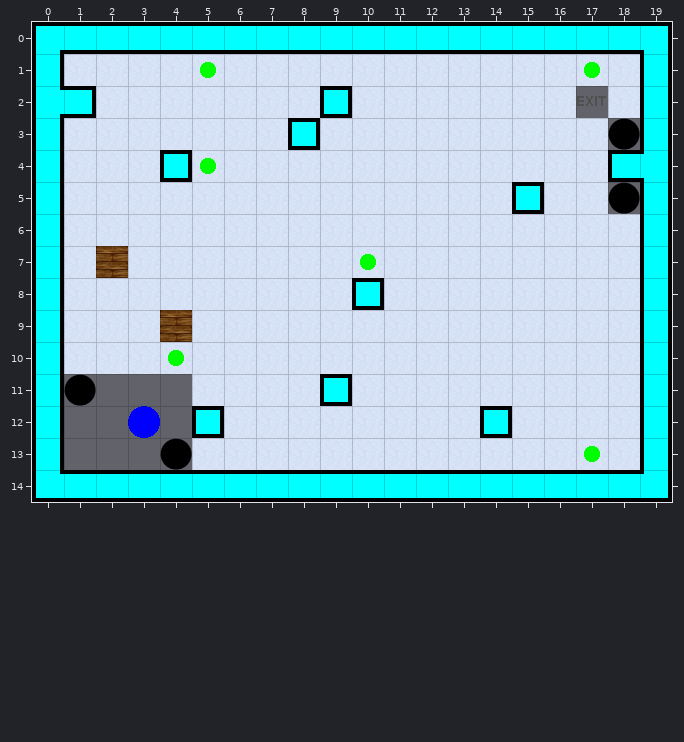
Tiled map, stored at Levels/level05.tmx. That is the earlier state.
Cells are 32x32 px. Shown: x 0..19, y 0..14.
Once edited:
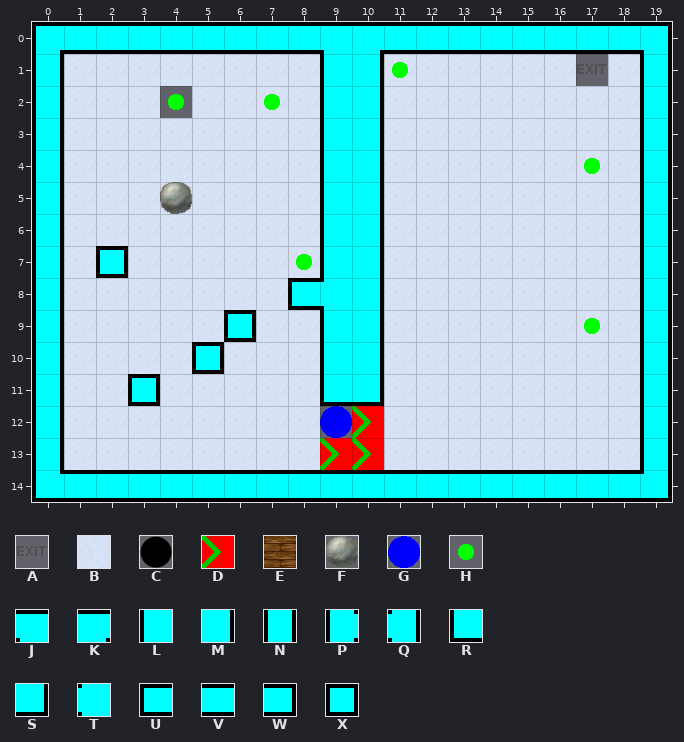
Key: from "Layer0": A 0, B 2, C 3, D 11; from "Layer1": E 0; from "Layer2": F 0; from "Layer3": G 0, H 1; from "Walls": J 7, K 8, L 11, M 13, N 14, P 15, Q 17, R 22, S 24, T 31, U 33, V 34, W 35, X 36.
_ is an empty cell.
Changes in this commit:
Layer "Layer 0":
Tile B gives way to tile A in row 1 at x 17.
The edit adds tile B in row 9 at x 4.
Tile A gives way to tile B in row 2 at x 17.
Tile C gives way to tile B in row 3 at x 18; in row 5 at x 18; in row 11 at x 1; in row 13 at x 4.
Tile U gives way to tile B in row 4 at x 18.
Tile W gives way to tile B in row 2 at x 1.
Tile X gives way to tile B in row 3 at x 8; in row 4 at x 4; in row 5 at x 15; in row 12 at x 5 and 14.
The edit adds tile B in row 11 at x 2 and 4; in row 12 at x 1 to 4; in row 13 at x 1 to 3.
Tile B gives way to tile D in row 12 at x 10; in row 13 at x 9 to 10.
Tile V gives way to tile J in row 0 at x 9.
Tile V gives way to tile K in row 0 at x 10.
Tile B gives way to tile L in row 1 at x 9; in rows 3 to 7 at x 9; in rows 9 to 10 at x 9.
Tile X gives way to tile L in row 2 at x 9.
Tile B gives way to tile M in rows 1 to 7 at x 10; in rows 9 to 10 at x 10.
Tile X gives way to tile M in row 8 at x 10.
Tile P gives way to tile N in row 2 at x 0.
Tile Q gives way to tile N in row 4 at x 19.
Tile X gives way to tile R in row 11 at x 9.
Tile B gives way to tile S in row 11 at x 10.
Tile B gives way to tile T in row 8 at x 9.
Tile B gives way to tile U in row 8 at x 8.
Tile B gives way to tile X in row 9 at x 6; in row 10 at x 5.
The edit adds tile X in row 11 at x 3.
Tile B is gone in row 2 at x 4; in row 12 at x 9.
Layer "Layer 1":
Tile E is gone in row 7 at x 2; in row 9 at x 4.
Layer "Layer 2":
The edit adds tile F in row 5 at x 4.
Layer "Layer 3":
The edit adds tile G in row 12 at x 9.
The edit adds tile H in row 1 at x 11; in row 2 at x 4 and 7; in row 4 at x 17; in row 7 at x 8; in row 9 at x 17.
Tile G is gone in row 12 at x 3.
Tile H is gone in row 1 at x 5 and 17; in row 4 at x 5; in row 7 at x 10; in row 10 at x 4; in row 13 at x 17.
